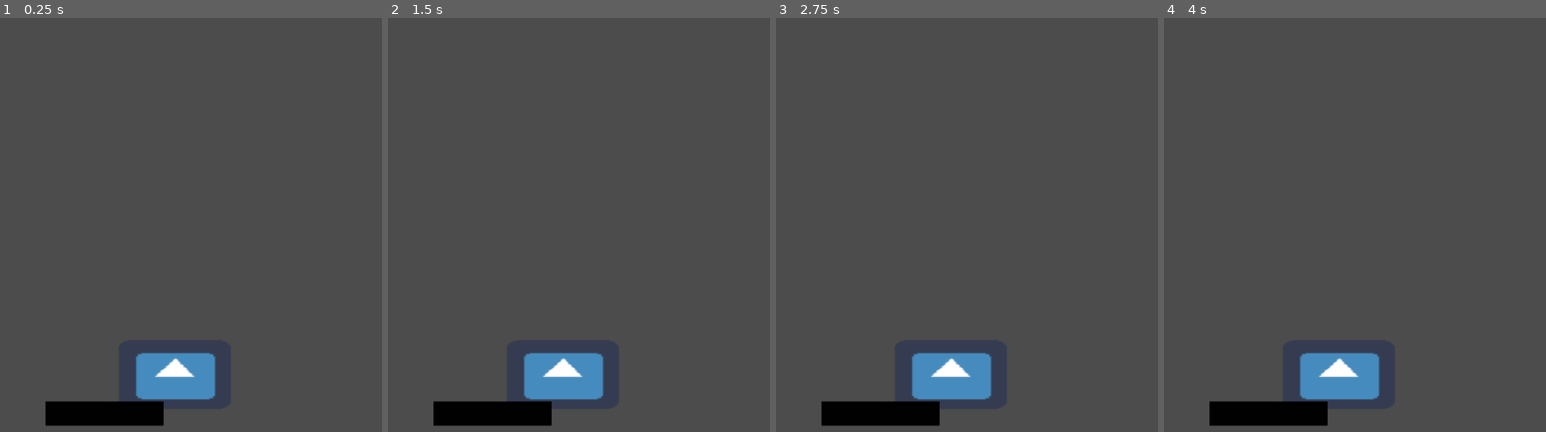
Above: before the commit, frames 1-4 (left to right).
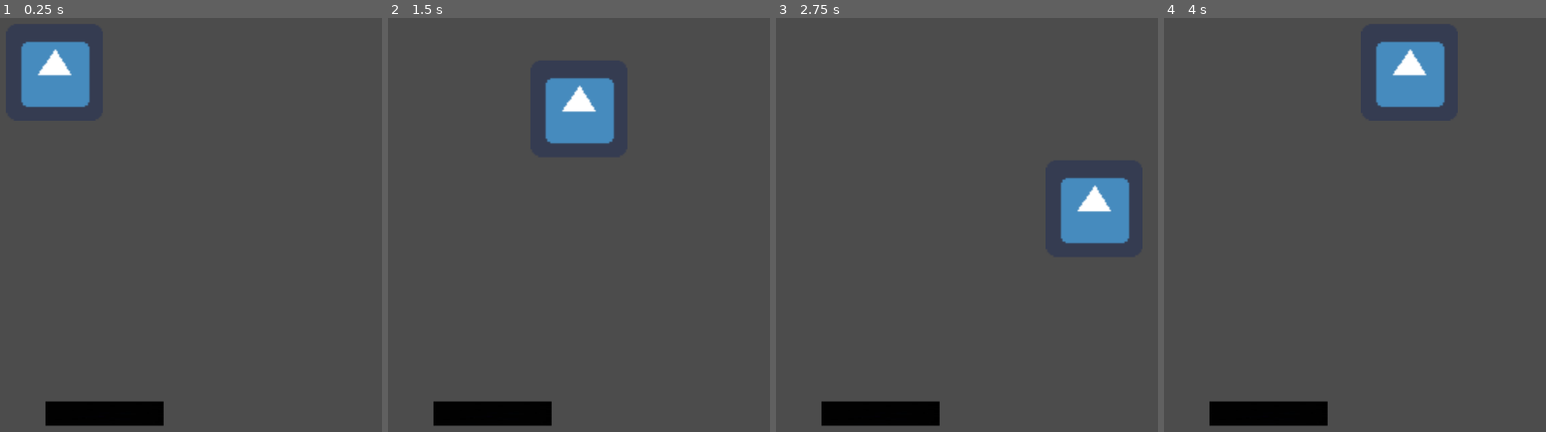
Above: after the commit, the same moments.

Repository: RegularGames/Clean-Inc
Game: Godot game, scene res://Clean Inc.tscn
The game is run twice, just before and just after one commit, with the same random seed, the same clock (stepped at 60 frames per second) and the same inputs. The engine's default icon, where the game draws it, is replaced by a stand-in: a white triangle on a blue panel in a dark square.
Inputs:
- Up to frame 1 (0.25 s): no input
- Up to frame 2 (1.5 s): tap Enter at 0.5 s; hold D (ui_right, bound only after the commit) 0.53-1.28 s; hold E 0.53-1.28 s; hold S (ui_down, bound only after the commit) from 1.28 s (still down); tap E at 1.35 s
- Up to frame 3 (2.75 s): release S (ui_down, bound only after the commit) at 2.03 s; hold D (ui_right, bound only after the commit) from 2.03 s (still down); hold E from 2.03 s (still down)
- Up to frame 4 (4 s): release D (ui_right, bound only after the commit) at 2.78 s; release E at 2.78 s; hold W (ui_up, bound only after the commit) 2.78-3.53 s; tap E at 2.85 s; hold A (ui_left, bound only after the commit) from 3.53 s (still down); hold E from 3.53 s (still down)

The runs differ from the first frame. In frame 1, 5.2% of the frame differs, in the area x 5-57%, y 5-93%; in frame 2, 5.2%, in the area x 35-60%, y 14-93%; in frame 3, 5.2%; in frame 4, 5.2%.

Commit message:
Added Movement (Testing)

Diff:
--- /dev/null
+++ b/CharScr.gd
@@ -0,0 +1,22 @@
+extends KinematicBody2D
+
+var posX = 0
+var posY = 0
+
+func _ready():
+	$personaj_sprite.position = Vector2(0,0)
+
+
+func _process(delta):
+	if Input.is_action_pressed("ui_right"):
+		posX += 2
+		$personaj_sprite.position = Vector2(posX, posY)
+	if Input.is_action_pressed("ui_left"):
+		posX -= 2
+		$personaj_sprite.position = Vector2(posX, posY)
+	if Input.is_action_pressed("ui_up"):
+		posY -= 2
+		$personaj_sprite.position = Vector2(posX, posY)
+	if Input.is_action_pressed("ui_down"):
+		posY += 2
+		$personaj_sprite.position = Vector2(posX, posY)
--- a/Clean Inc.tscn
+++ b/Clean Inc.tscn
@@ -1,8 +1,12 @@
-[gd_scene load_steps=4 format=2]
+[gd_scene load_steps=6 format=2]
 
 [ext_resource path="res://icon.png" type="Texture" id=1]
 [ext_resource path="res://Clean Inc.gd" type="Script" id=2]
 [ext_resource path="res://Gunoi Negru.png" type="Texture" id=3]
+[ext_resource path="res://CharScr.gd" type="Script" id=4]
+
+[sub_resource type="RectangleShape2D" id=1]
+extents = Vector2( 30.7394, 30.0748 )
 
 [node name="Clean Inc" type="Node2D"]
 script = ExtResource( 2 )
@@ -14,10 +18,21 @@
 
 [node name="fundalu" type="Sprite" parent="fundal"]
 
-[node name="personaj_sprite" type="Sprite" parent="fundal"]
-position = Vector2( 308.729, 498.478 )
-scale = Vector2( 2.31464, 1.42236 )
+[node name="Kinet" type="KinematicBody2D" parent="fundal"]
+position = Vector2( 150.253, 98.6017 )
+scale = Vector2( 2, 2 )
+script = ExtResource( 4 )
+__meta__ = {
+"_edit_group_": true
+}
+
+[node name="personaj_sprite" type="Sprite" parent="fundal/Kinet"]
+position = Vector2( 0.7323, 23.7572 )
 texture = ExtResource( 1 )
+
+[node name="CollisionShape2D" type="CollisionShape2D" parent="fundal/Kinet"]
+position = Vector2( 1.12247, 23.5717 )
+shape = SubResource( 1 )
 
 [node name="gunoi_sprite" type="Sprite" parent="fundal"]
 position = Vector2( 613.823, 550.89 )
--- a/project.godot
+++ b/project.godot
@@ -16,6 +16,30 @@
 
 [input]
 
+ui_left={
+"deadzone": 0.5,
+"events": [ Object(InputEventKey,"resource_local_to_scene":false,"resource_name":"","device":0,"alt":false,"shift":false,"control":false,"meta":false,"command":false,"pressed":false,"scancode":65,"unicode":0,"echo":false,"script":null)
+, Object(InputEventJoypadButton,"resource_local_to_scene":false,"resource_name":"","device":0,"button_index":14,"pressure":0.0,"pressed":false,"script":null)
+ ]
+}
+ui_right={
+"deadzone": 0.5,
+"events": [ Object(InputEventKey,"resource_local_to_scene":false,"resource_name":"","device":0,"alt":false,"shift":false,"control":false,"meta":false,"command":false,"pressed":false,"scancode":68,"unicode":0,"echo":false,"script":null)
+, Object(InputEventJoypadButton,"resource_local_to_scene":false,"resource_name":"","device":0,"button_index":15,"pressure":0.0,"pressed":false,"script":null)
+ ]
+}
+ui_up={
+"deadzone": 0.5,
+"events": [ Object(InputEventKey,"resource_local_to_scene":false,"resource_name":"","device":0,"alt":false,"shift":false,"control":false,"meta":false,"command":false,"pressed":false,"scancode":87,"unicode":0,"echo":false,"script":null)
+, Object(InputEventJoypadButton,"resource_local_to_scene":false,"resource_name":"","device":0,"button_index":12,"pressure":0.0,"pressed":false,"script":null)
+ ]
+}
+ui_down={
+"deadzone": 0.5,
+"events": [ Object(InputEventKey,"resource_local_to_scene":false,"resource_name":"","device":0,"alt":false,"shift":false,"control":false,"meta":false,"command":false,"pressed":false,"scancode":83,"unicode":0,"echo":false,"script":null)
+, Object(InputEventJoypadButton,"resource_local_to_scene":false,"resource_name":"","device":0,"button_index":13,"pressure":0.0,"pressed":false,"script":null)
+ ]
+}
 clean={
 "deadzone": 0.5,
 "events": [ Object(InputEventKey,"resource_local_to_scene":false,"resource_name":"","device":0,"alt":false,"shift":false,"control":false,"meta":false,"command":false,"pressed":false,"scancode":69,"unicode":0,"echo":false,"script":null)
